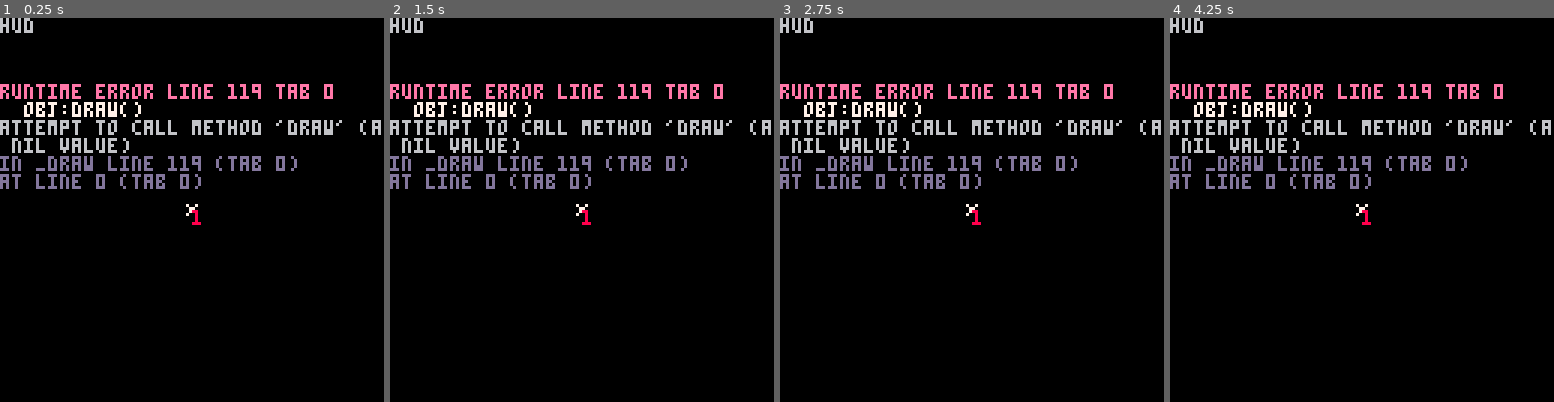
Above: before the commit, frames 1-4 (left to right).
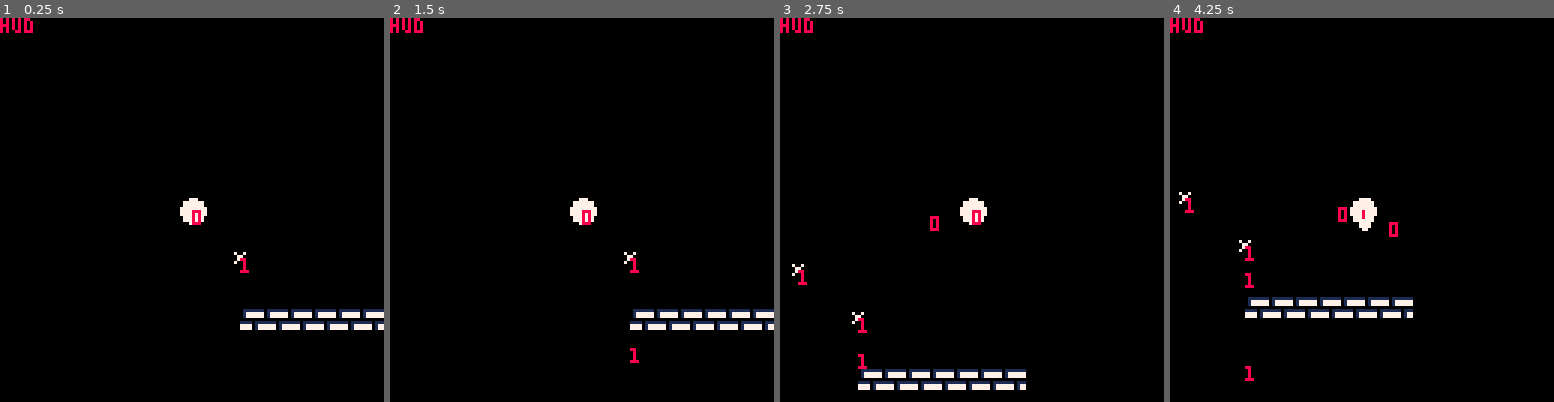
Above: after the commit, the same moments.

Repository: AntonPetrochenko/ShawarmaOfTruth
Game: PICO-8 cartridge logic.p8
Same seed, same stepped clock (60 frames per second), same inputs: the game is played once before the commit and once after it.
Inputs:
- Up to frame 1 (0.25 s): no input
- Up to frame 2 (1.5 s): tap X (X key) at 0.33, 1.07 s; tap O (Z key) at 0.7 s
- Up to frame 3 (2.75 s): hold Right 1.6-2.1 s; tap O (Z key) at 1.7, 2.1, 2.5 s; tap X (X key) at 1.85 s; hold Up 2.15-2.42 s; hold Right from 2.47 s (still down)
- Up to frame 4 (4.25 s): tap O (Z key) every 0.4 s from 2.9 to 4.1 s; tap X (X key) at 2.97, 4.08 s; release Right at 3.03 s; hold Left 3.08-3.58 s; hold Down 3.63-3.97 s; hold Right from 4.02 s (still down)

The runs differ from the first frame. In frame 1, 7.9% of the frame differs, in the area x 0-100%, y 0-82%; in frame 2, 7.9%; in frame 3, 8.3%; in frame 4, 8.5%, in the area x 0-100%, y 0-95%.
Error before the commit: runtime error line 119 tab 0; obj:draw(); attempt to call method 'draw' (a nil value)

Commit message:
Now with more pain!

Diff:
--- a/logic.p8
+++ b/logic.p8
@@ -12,14 +12,15 @@
 	cls(n or 1)
 	flip()
 end
+function nothing() end
 
 function spawn(x,y,upd,drw,w)
 	new_gameobj = {}
 	new_gameobj.destroy = destroy
 	new_gameobj.update = upd
 	new_gameobj.draw = drw
-	new_gameobj.x = x
-	new_gameobj.y = y
+	new_gameobj.x = x or error("X not passed!")
+	new_gameobj.y = y or error("Y not passed!")
 	new_gameobj.vx = 0
 	new_gameobj.vy = 0
 	new_gameobj.t = 1
@@ -50,6 +51,7 @@
 
 function dummy_update(s)
 	push_others(s)
+	hurt_from(s,{0})
 end
 
 function player_update(s)
@@ -59,11 +61,10 @@
 	if (btn(⬅️)) s.vx -= .3
 	if (btn(➡️)) s.vx += .3
 	if (btnp(4)) then
-		d(2)
-		shoot(s,simple_projectile,simple_projectile_draw,atan2(s.vy,s.vx),4,0)
+		do_melee(s)
 	end
 	if (btnp(5)) then
-		d(10)
+		shoot(s,simple_projectile,simple_projectile_draw,atan2(s.vy,s.vx),2,0)
 	end
 	push_others(s)
 	hurt_from(s,{1})
@@ -90,9 +91,50 @@
 ----
 
 --SLASH PROJECTILE
---base
-
-
+--shoot(s,upd,drw,angle,vel,w)
+
+--build
+function do_melee(s)
+	for i=-0.1,0.1,0.01 do
+		local slash = shoot(s,slash_drawable_update,slash_drawable_draw,atan2(s.vy,s.vx),0,0)
+		slash.ival = i
+	end
+	for i=-0.1,0.1,0.05 do
+		local st = atan2(s.vy,s.vx)
+		local point = {
+			x = sin(st+i)*10+s.x,
+			y = cos(st+i)*10+s.y
+		}
+		local slash = shoot(point,melee_hitbox,nothing,0,0,0)
+	end
+end
+--
+
+--hitboxes
+	function melee_hitbox(s)
+		be_projectile(s)
+		if s.t > 4 then
+			destroy(s)
+		end
+	end
+--
+
+--animation
+	function slash_drawable_update(s)
+		if s.t*0.04 > 1 then
+			destroy(s)
+		end
+	end
+
+	function slash_drawable_draw(s)
+		local st = s.angle
+		local frame = s.t*0.04+0.5
+		local i = s.ival
+		local size = (0.2-abs((i)))*sin(frame)*15
+		if (size < 1.1) size = -1
+		circfill(sin(st+i)*10+s.x,cos(st+i)*10+s.y,size,7)
+	end
+--
 ----
 
 function game_update()
@@ -110,12 +152,7 @@
 	----hud
 	print("hud")
 
-	frame += 0.04
-	for i=-0.2,0.2,0.01 do
-		size = (0.2-abs((i)))*sin(frame)*15
-		if (size < 1.1) size = -1
-		circfill(sin(st+i)*10+64,cos(st+i)*10+64,size,7)
-	end
+
 	----
 	camera(player.x-64,player.y-64)
 	for obj in all(game_objects) do
@@ -138,8 +176,8 @@
 function be_projectile(s)
 	s.x += s.vx
 	s.y += s.vy
-	s.vx = sin(s.angle)*2
-	s.vy = cos(s.angle)*2
+	s.vx = sin(s.angle)*s.vel
+	s.vy = cos(s.angle)*s.vel
 	if flag_at(s.x,s.y,7) then
 		destroy(s)
 	end
@@ -177,8 +215,12 @@
 	end
 end
 
+function player_draw(s)
+	circfill(s.x,s.y,4,7)
+end
+
 function check_aabb(s,obj,size)
-	return s.x < obj.x+5
+	return s.x < obj.x+size
 		and s.x > obj.x-size
 		and s.y < obj.y+size
 		and s.y > obj.y-size
